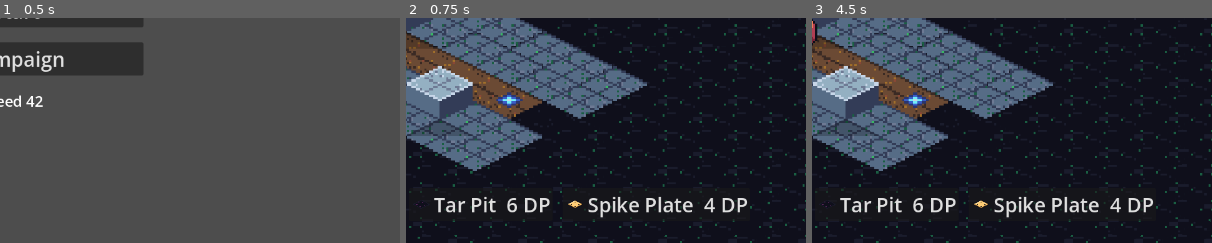
Above: before the commit, frames 1-3 (left to right).
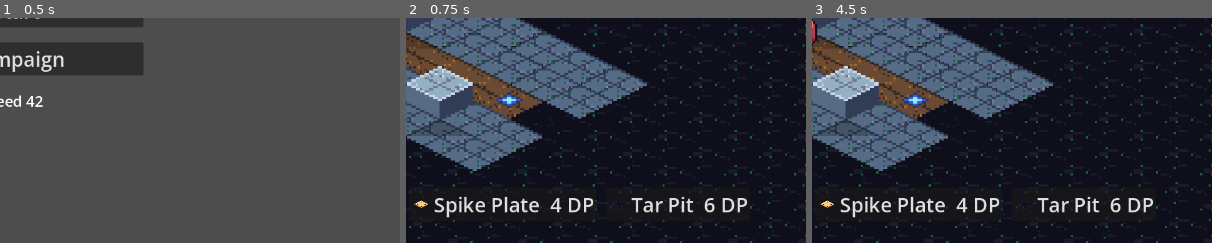
Above: after the commit, the same moments.

Repository: junnyboi/proto-td
Game: Godot game, scene res://scenes/title.tscn
Two runs of this game, one before a commit and one after it. Both use one fixed random seed, a clock stepped at 60 frames per second and the inputs below.
Inputs:
- Up to frame 1 (0.5 s): no input
- Up to frame 2 (0.75 s): click "Start" at 0.5 s
- Up to frame 3 (4.5 s): click "Vanguard 8 DP" at 1.25 s; click "Tar Pit 6 DP" at 2 s; click "Spike Plate 4 DP" at 2.75 s; click "Bolt" at 3.5 s; click "Charm 1/wave" at 4.25 s
The pictures show only the part of the screen within x 48-98%, y 50-100%; the shares and areas given below are measured in that part.

Frame 1 is identical in both runs. In frame 2, 2.7% of the frame differs, in the area x 2-78%, y 76-90%; in frame 3, 2.7%.

Commit message:
phase 14.0: model + determinism — authored-order timelines, portable hash order, splash to data, shared skill-ready validator
- run_timeline: index tie-break internal to the sort (introsort permutes
  equal keys past ~16 elements; measured); row format unchanged. 24-row
  exactness suite proves authored order via exact dp_spent.
- spell_book: ids sorted via String copies (PB1 — interning order is
  process-local and the state hash iterates ids).
- splash base 3 -> OperatorDef.splash_dim data (PB2, casters unchanged);
  effect enlargement preserved (maxi).
- UnitState.is_skill_ready(): the trigger_skill guard, the deploy-bar
  click adapter, and the SP-flash all read one validator (rule 7).
- trap slot order via String-copy sort.
- test_hash_paranoia: table-driven twin-hash over EVERY hashed field group
  (~55 rows); x1000 float-quantization channel documented + covered.
- battle_model snapshot() dict extracted to BattleSnapshot (file-size
  budget seam, same precedent as BattleHash).

Diff:
--- a/data/operator_def.gd
+++ b/data/operator_def.gd
@@ -21,6 +21,9 @@
 @export var range_offsets: Array[Vector2i] = []
 @export var placement: Placement = Placement.GROUND
 @export var dp_generation_interval_ticks: int = 0
+## square splash side length for basic attacks; 0 = single target (P14:
+## moved out of unit_state logic — rule 4)
+@export var splash_dim: int = 0
 @export var skill: SkillDef = null
 @export var sprite_id: StringName = &""
 @export var portrait_id: StringName = &""
--- a/data/operators/caster_1.tres
+++ b/data/operators/caster_1.tres
@@ -17,6 +17,7 @@
 range_offsets = Array[Vector2i]([Vector2i(1, -1), Vector2i(1, 0), Vector2i(1, 1), Vector2i(2, -1), Vector2i(2, 0), Vector2i(2, 1), Vector2i(3, -1), Vector2i(3, 0), Vector2i(3, 1)])
 placement = 1
 dp_generation_interval_ticks = 0
+splash_dim = 3
 skill = ExtResource("2")
 sprite_id = &"caster_1"
 portrait_id = &"caster_1"
--- a/data/operators/caster_2.tres
+++ b/data/operators/caster_2.tres
@@ -17,6 +17,7 @@
 range_offsets = Array[Vector2i]([Vector2i(1, -1), Vector2i(1, 0), Vector2i(1, 1), Vector2i(2, -1), Vector2i(2, 0), Vector2i(2, 1), Vector2i(3, -1), Vector2i(3, 0), Vector2i(3, 1)])
 placement = 1
 dp_generation_interval_ticks = 0
+splash_dim = 3
 skill = ExtResource("2")
 sprite_id = &"caster_2"
 portrait_id = &"caster_2"
--- a/scripts/ui/deploy_bar.gd
+++ b/scripts/ui/deploy_bar.gd
@@ -145,9 +145,14 @@
 		slot.button_down.connect(_start_placement.bind(op_id))
 		box.add_child(slot)
 		_slots[op_id] = slot
-	var trap_ids: Array = _trap_defs.keys()
-	trap_ids.sort()
-	for trap_id: StringName in trap_ids:
+	# String-copy sort (P14): StringName sort is interning-ordered — slot
+	# order would vary across launches
+	var trap_names: Array = []
+	for key: StringName in _trap_defs:
+		trap_names.append(String(key))
+	trap_names.sort()
+	for trap_name: String in trap_names:
+		var trap_id := StringName(trap_name)
 		var def: TrapDef = _trap_defs[trap_id]
 		var slot := Button.new()
 		slot.name = "Slot_%s" % trap_id
@@ -296,7 +301,8 @@
 		return
 	# Skill-trigger adapter (Phase 5): clicking a unit whose SP is full fires
 	# its skill; the retreat chip only opens while the skill is not ready.
-	if unit.sp_cost > 0 and unit.sp == unit.sp_cost:
+	# Readiness comes from the verb's own validator (rule 7, P14).
+	if unit.is_skill_ready():
 		model.apply_action([&"trigger_skill", unit.id])
 		_hide_retreat_chip()
 		return
--- a/scripts/view/battle_view.gd
+++ b/scripts/view/battle_view.gd
@@ -765,7 +765,8 @@
 		return
 	var fill := body.get_node("SpBarBg/SpBarFill") as ColorRect
 	fill.size.x = UNIT_PX * clampf(float(u.sp) / float(u.sp_cost), 0.0, 1.0)
-	if u.sp == u.sp_cost:
+	# readiness from the verb's own validator (rule 7, P14)
+	if u.is_skill_ready():
 		var blink := (Engine.get_process_frames() / 8) % 2 == 0
 		fill.color = SP_FULL_FLASH if blink else SP_BAR_FILL
 	else:
--- a/sim/battle_hash.gd
+++ b/sim/battle_hash.gd
@@ -7,6 +7,10 @@
 ## constants (step_units, atk, aerial, charm_immune...) are pinned by
 ## def_id and stay out. Extracted from battle_model.gd at the Phase 7
 ## file-size budget; the field order is append-only.
+## Float channel (P14 doc): skill-effect params are the ONE non-integer
+## input — quantized x1000 at hash time in _append_unit; params must stay
+## within that resolution or the hash under-reads them (covered by the
+## paranoia table in test_hash_paranoia.gd).
 
 
 static func of(m: BattleModel) -> int:
--- a/sim/battle_model.gd
+++ b/sim/battle_model.gd
@@ -130,13 +130,20 @@
 
 
 ## Runs a scripted action timeline (replay/bot/test format) up to until_tick.
+## Same-tick entries apply in AUTHORED order via an index tie-break internal
+## to this sort (introsort is unstable past ~16 elements — P14); the row
+## format [tick, verb, args...] is unchanged.
 func run_timeline(actions: Array, until_tick: int) -> void:
-	var sorted := actions.duplicate()
-	sorted.sort_custom(func(a: Array, b: Array) -> bool: return int(a[0]) < int(b[0]))
+	var sorted: Array = []
+	for i: int in actions.size():
+		sorted.append([int((actions[i] as Array)[0]), i, actions[i]])
+	var by_tick_then_index := func(a: Array, b: Array) -> bool:
+		return a[0] < b[0] or (a[0] == b[0] and a[1] < b[1])
+	sorted.sort_custom(by_tick_then_index)
 	var idx := 0
 	while tick < until_tick and result == Result.RUNNING:
 		while idx < sorted.size() and int(sorted[idx][0]) == tick:
-			var entry: Array = sorted[idx]
+			var entry: Array = sorted[idx][2]
 			apply_action(entry.slice(1))
 			idx += 1
 		step()
@@ -256,6 +263,7 @@
 	u.atk_interval_ticks = def.atk_interval_ticks
 	u.dp_generation_interval_ticks = def.dp_generation_interval_ticks
 	u.op_class = def.op_class
+	u.splash_dim_base = def.splash_dim
 	u.range_offsets = def.range_offsets.duplicate()
 	if def.skill != null:
 		u.skill_id = def.skill.id
@@ -276,7 +284,7 @@
 ## active_effects until tick + duration_ticks.
 func _apply_trigger_skill(unit_id: int) -> bool:
 	var u := unit_by_id(unit_id)
-	if u == null or not u.alive or u.sp_cost <= 0 or u.sp != u.sp_cost:
+	if u == null or not u.is_skill_ready():
 		return false
 	u.sp = 0
 	u.skill_triggered_tick = tick
@@ -547,31 +555,10 @@
 	return BattleHash.of(self)
 
 
-## Debug/telemetry projection (views read this; the hash does not).
+## Debug/telemetry projection (views read this; the hash does not); the
+## field map lives in sim/battle_snapshot.gd (P14 file-size seam).
 func snapshot() -> Dictionary:
-	return {
-		"tick": tick,
-		"base_hp": base_hp,
-		"result": result,
-		"stars": stars,
-		"spawned": spawned,
-		"leaked": leaked,
-		"killed": killed,
-		"alive": alive_enemy_count(),
-		"dp": dp,
-		"deployed": deployed_count(),
-		"deploys": units.size(),
-		"retreated": retreated,
-		"dp_spent": dp_spent,
-		"skills_fired": skills_fired,
-		"traps_placed": _next_trap_id,
-		"trap_triggers": traps_triggered,
-		"charmed": charmed,
-		"charmed_alive": alive_charmed_count(),
-		"charmed_dead": charmed_dead,
-		"charmed_exited": charmed_exited,
-		"spells_cast": spell_book.total_casts(),
-	}
+	return BattleSnapshot.of(self)
 
 
 ## Sub-step order pinned in td-phase-2-3.md D9: (1) DP regen + vanguard
--- /dev/null
+++ b/sim/battle_snapshot.gd
@@ -0,0 +1,32 @@
+class_name BattleSnapshot
+extends RefCounted
+
+## Debug/telemetry projection of BattleModel counters (views read this; the
+## hash does not). Extracted from battle_model.gd at the P14 file-size
+## budget — same concern seam precedent as BattleHash at Phase 7.
+
+
+static func of(m: BattleModel) -> Dictionary:
+	return {
+		"tick": m.tick,
+		"base_hp": m.base_hp,
+		"result": m.result,
+		"stars": m.stars,
+		"spawned": m.spawned,
+		"leaked": m.leaked,
+		"killed": m.killed,
+		"alive": m.alive_enemy_count(),
+		"dp": m.dp,
+		"deployed": m.deployed_count(),
+		"deploys": m.units.size(),
+		"retreated": m.retreated,
+		"dp_spent": m.dp_spent,
+		"skills_fired": m.skills_fired,
+		"traps_placed": m._next_trap_id,
+		"trap_triggers": m.traps_triggered,
+		"charmed": m.charmed,
+		"charmed_alive": m.alive_charmed_count(),
+		"charmed_dead": m.charmed_dead,
+		"charmed_exited": m.charmed_exited,
+		"spells_cast": m.spell_book.total_casts(),
+	}
--- a/sim/spell_book.gd
+++ b/sim/spell_book.gd
@@ -23,9 +23,15 @@
 	var book := SpellBook.new()
 	book._defs = spell_defs
 	book.wave_starts = stage_wave_starts
+	# String-copy sort (P14, PB1): Array[StringName].sort() orders by
+	# interning — process-local — and the state hash iterates ids, so the
+	# order must be text-stable across processes (learnings §12.2.2)
+	var names: Array = []
 	for key: StringName in spell_defs:
-		book.ids.append(key)
-	book.ids.sort()
+		names.append(String(key))
+	names.sort()
+	for n: String in names:
+		book.ids.append(StringName(n))
 	for spell_id: StringName in book.ids:
 		book._ready_at[spell_id] = 0
 		book._used_in_wave[spell_id] = -1
--- a/sim/unit_state.gd
+++ b/sim/unit_state.gd
@@ -30,6 +30,8 @@
 var dp_generation_counter: int = 0
 var blocked_ids: Array[int] = []
 var op_class: OperatorDef.OpClass = OperatorDef.OpClass.GUARD
+# def-resolved constant copied at deploy (pinned by op_id, outside the hash)
+var splash_dim_base: int = 0
 var range_offsets: Array[Vector2i] = []
 var last_attack_tick: int = -1
 var last_attack_cell: Vector2i = Vector2i(-1, -1)
@@ -68,8 +70,16 @@
 	return block + bonus
 
 
+## trigger_skill readiness — the verb's own guard AND the UI's query (rule
+## 7, P14): adapters and the SP-flash read this, never a copy.
+func is_skill_ready() -> bool:
+	return alive and sp_cost > 0 and sp == sp_cost
+
+
 func splash_dim() -> int:
-	var dim := 3
+	# base comes from data (OperatorDef.splash_dim, P14 — rule 4); effects
+	# may only enlarge it
+	var dim := splash_dim_base
 	for fx: Dictionary in active_effects:
 		if int(fx["effect"]) == SkillDef.Effect.SPLASH_RADIUS_PLUS:
 			dim = maxi(dim, int(fx["params"]["dim"]))
--- /dev/null
+++ b/test/test_hash_paranoia.gd
@@ -0,0 +1,137 @@
+extends GutTest
+
+## P14 paranoia table: EVERY hashed mutable field group flips the hash
+## (ban-list rule enforcement — battle_hash.gd's field order is append-only
+## and this table must grow with it). One mutation per row against a live
+## fixture that has units, enemies, traps, spells, active effects and
+## blocked ids; each mutation must change BattleHash.of(). Mutations are
+## cumulative — each row asserts against the previous row's hash.
+
+const STAGE_PATH := "res://data/stages/test_lane.tres"
+const CONFIG_PATH := "res://data/config/game.tres"
+
+
+func _catalog(dir_path: String) -> Dictionary:
+	var defs: Dictionary = {}
+	var dir := DirAccess.open(dir_path)
+	for file: String in dir.get_files():
+		if file.ends_with(".tres"):
+			var def: Resource = load(dir_path + "/" + file)
+			defs[def.get("id")] = def
+	return defs
+
+
+## Fixture: one deployed unit (with an active effect + a blocked id pushed
+## directly — this suite tests the HASH over state shapes, not gameplay),
+## one live enemy, one placed trap, spells in the book.
+func _fixture() -> BattleModel:
+	var stage := (load(STAGE_PATH) as StageDef).duplicate(true) as StageDef
+	var waves: Array[Dictionary] = [
+		{"tick": 5, "enemy_id": &"grunt", "path_idx": 0},
+		{"tick": 100_000, "enemy_id": &"grunt", "path_idx": 0},
+	]
+	stage.waves = waves
+	var squad: Array[StringName] = [&"vanguard_1"]
+	var m := BattleModel.create(
+		stage, squad, 42, load(CONFIG_PATH) as GameConfig,
+		{&"grunt": load("res://data/enemies/grunt.tres") as EnemyDef},
+		_catalog("res://data/operators"), _catalog("res://data/traps"),
+		_catalog("res://data/spells"),
+	)
+	assert_true(m.apply_action([&"debug_set_dp", 99]))
+	assert_true(
+		m.apply_action([&"deploy", &"vanguard_1", Vector2i(3, 2), int(UnitState.Facing.RIGHT)])
+	)
+	assert_true(m.apply_action([&"place_trap", &"spike_plate", Vector2i(4, 2)]))
+	m.step(10)
+	assert_true(m.enemies.size() >= 1, "fixture needs a spawned enemy")
+	var u: UnitState = m.units[0]
+	u.active_effects.append(
+		{"effect": SkillDef.Effect.ATK_MULT, "expires_tick": 500, "params": {"mult": 1.5}}
+	)
+	u.blocked_ids.append(7)
+	return m
+
+
+func test_every_hashed_field_group_flips_the_hash() -> void:
+	var m := _fixture()
+	var cases: Dictionary = {
+		"tick": func() -> void: m.tick += 1,
+		"base_hp": func() -> void: m.base_hp -= 1,
+		"result": func() -> void: m.result = BattleModel.Result.CLEAR,
+		"stars": func() -> void: m.stars += 1,
+		"spawned": func() -> void: m.spawned += 1,
+		"leaked": func() -> void: m.leaked += 1,
+		"killed": func() -> void: m.killed += 1,
+		"timeline.next_index": func() -> void: m.timeline.next_index += 1,
+		"dp": func() -> void: m.dp += 1,
+		"dp_regen_counter": func() -> void: m.dp_regen_counter += 1,
+		"dp_regen_accrued": func() -> void: m.dp_regen_accrued += 1,
+		"dp_vanguard_generated": func() -> void: m.dp_vanguard_generated += 1,
+		"dp_refunded": func() -> void: m.dp_refunded += 1,
+		"dp_spent": func() -> void: m.dp_spent += 1,
+		"dp_lost_to_cap": func() -> void: m.dp_lost_to_cap += 1,
+		"dp_skill_granted": func() -> void: m.dp_skill_granted += 1,
+		"retreated": func() -> void: m.retreated += 1,
+		"skills_fired": func() -> void: m.skills_fired += 1,
+		"unit.cell": func() -> void: m.units[0].cell.x += 1,
+		"unit.facing": func() -> void: m.units[0].facing = UnitState.Facing.DOWN,
+		"unit.hp": func() -> void: m.units[0].hp -= 1,
+		"unit.alive": func() -> void: m.units[0].alive = not m.units[0].alive,
+		"unit.atk_counter": func() -> void: m.units[0].atk_counter += 1,
+		"unit.dp_generation_counter": func() -> void: m.units[0].dp_generation_counter += 1,
+		"unit.last_attack_tick": func() -> void: m.units[0].last_attack_tick += 1,
+		"unit.last_attack_cell": func() -> void: m.units[0].last_attack_cell.x += 1,
+		"unit.sp": func() -> void: m.units[0].sp += 1,
+		"unit.sp_progress": func() -> void: m.units[0].sp_progress += 1,
+		"unit.skill_triggered_tick": func() -> void: m.units[0].skill_triggered_tick += 1,
+		"unit.active_effects.size": func() -> void: _push_second_effect(m),
+		"unit.effect.expires_tick": func() -> void: _bump_effect_expiry(m),
+		"unit.effect.float_param_x1000": func() -> void: _nudge_effect_float(m),
+		"unit.blocked_ids": func() -> void: m.units[0].blocked_ids.append(9),
+		"enemy.path_idx": func() -> void: m.enemies[0].path_idx += 1,
+		"enemy.progress_units": func() -> void: m.enemies[0].progress_units += 1,
+		"enemy.hp": func() -> void: m.enemies[0].hp -= 1,
+		"enemy.atk_counter": func() -> void: m.enemies[0].atk_counter += 1,
+		"enemy.blocked_by": func() -> void: m.enemies[0].blocked_by += 1,
+		"enemy.stunned_until_tick": func() -> void: m.enemies[0].stunned_until_tick += 1,
+		"enemy.alive": func() -> void: m.enemies[0].alive = not m.enemies[0].alive,
+		"enemy.faction": func() -> void: m.enemies[0].faction = EnemyState.Faction.CHARMED,
+		"enemy.engaged_with": func() -> void: m.enemies[0].engaged_with += 1,
+		"enemy.died_at_tick": func() -> void: m.enemies[0].died_at_tick += 2,
+		"traps_triggered": func() -> void: m.traps_triggered += 1,
+		"_next_trap_id": func() -> void: m._next_trap_id += 1,
+		"trap.cell": func() -> void: m.traps[0].cell.x += 1,
+		"trap.charges_left": func() -> void: m.traps[0].charges_left -= 1,
+		"trap.last_trigger_tick": func() -> void: m.traps[0].last_trigger_tick += 2,
+		"charmed": func() -> void: m.charmed += 1,
+		"charmed_dead": func() -> void: m.charmed_dead += 1,
+		"charmed_exited": func() -> void: m.charmed_exited += 1,
+		"spell.ready_at": func() -> void: m.spell_book._ready_at[m.spell_book.ids[0]] = 123,
+		"spell.used_in_wave": func() -> void: m.spell_book._used_in_wave[m.spell_book.ids[0]] = 3,
+		"spell.casts": func() -> void: m.spell_book._casts[m.spell_book.ids[0]] += 1,
+		"dp_debug_adjusted": func() -> void: m.dp_debug_adjusted += 1,
+		"squad": func() -> void: m.squad.append(&"guard_1"),
+	}
+	var prev := BattleHash.of(m)
+	for case_name: String in cases:
+		(cases[case_name] as Callable).call()
+		var now := BattleHash.of(m)
+		assert_ne(now, prev, "hashed group must flip the hash: %s" % case_name)
+		prev = now
+
+
+func _push_second_effect(m: BattleModel) -> void:
+	var fx := {
+		"effect": SkillDef.Effect.BLOCK_PLUS, "expires_tick": 400, "params": {"amount": 1}
+	}
+	m.units[0].active_effects.append(fx)
+
+
+func _bump_effect_expiry(m: BattleModel) -> void:
+	m.units[0].active_effects[0]["expires_tick"] = 501
+
+
+func _nudge_effect_float(m: BattleModel) -> void:
+	# exercises the x1000 quantization channel: 1.5 -> 1.501 must flip
+	(m.units[0].active_effects[0]["params"] as Dictionary)["mult"] = 1.501
--- a/test/test_skills.gd
+++ b/test/test_skills.gd
@@ -187,6 +187,9 @@
 		var op := _skilled_op(
 			&"fx_op", int(case["effect"]), case["params"], 150, 5
 		)
+		# P14 PB2: splash base moved to data (OperatorDef.splash_dim);
+		# mirror the caster defs so the splash case keeps base 3
+		op.splash_dim = 3
 		var extra: Array[OperatorDef] = [op]
 		var model := _make_model(_idle_stage(), extra)
 		assert_true(model.apply_action([&"deploy", &"fx_op", LANE_CELL, RIGHT]))
--- /dev/null
+++ b/test/test_timeline_order.gd
@@ -0,0 +1,105 @@
+extends GutTest
+
+## P14 exactness: same-tick timeline entries apply in AUTHORED order.
+## Godot's introsort preserves equal keys only <=16 elements (measured:
+## permutes at >=20), so run_timeline carries an index tie-break. This
+## suite drives 24 rows — above the threshold — where order is observable
+## through existing model state: each burst is [debug_set_dp, deploy A to
+## cX, deploy B to cX (rejects: occupied), deploy C to cY]; if the sort
+## moved debug_set_dp after the deploys they would reject on DP, and if A/B
+## swapped the winner at cX would change. dp_spent is exact only in the
+## authored order.
+
+const STAGE_PATH := "res://data/stages/test_lane.tres"
+const CONFIG_PATH := "res://data/config/game.tres"
+const FAR_WAVE := {"tick": 100_000, "enemy_id": &"grunt", "path_idx": 0}
+const CX := Vector2i(3, 2)
+const CY := Vector2i(4, 2)
+
+
+func _catalog(dir_path: String) -> Dictionary:
+	var defs: Dictionary = {}
+	var dir := DirAccess.open(dir_path)
+	for file: String in dir.get_files():
+		if file.ends_with(".tres"):
+			var def: Resource = load(dir_path + "/" + file)
+			defs[def.get("id")] = def
+	return defs
+
+
+func _make_model() -> BattleModel:
+	var stage := (load(STAGE_PATH) as StageDef).duplicate(true) as StageDef
+	var waves: Array[Dictionary] = [FAR_WAVE]
+	stage.waves = waves
+	var squad: Array[StringName] = [&"vanguard_1", &"guard_1", &"defender_1"]
+	return BattleModel.create(
+		stage, squad, 42, load(CONFIG_PATH) as GameConfig,
+		{&"grunt": load("res://data/enemies/grunt.tres") as EnemyDef},
+		_catalog("res://data/operators"), _catalog("res://data/traps"),
+		_catalog("res://data/spells"),
+	)
+
+
+## Burst rows for tick t. Same-tick order is load-bearing: set_dp FIRST
+## (without it dp is too low for the burst), the cX winner SECOND, the cX
+## loser THIRD (must reject on occupancy), cY LAST.
+func _burst(t: int) -> Array:
+	return [
+		[t, &"debug_set_dp", 99],
+		[t, &"deploy", &"vanguard_1", CX, int(UnitState.Facing.RIGHT)],
+		[t, &"deploy", &"guard_1", CX, int(UnitState.Facing.RIGHT)],
+		[t, &"deploy", &"defender_1", CY, int(UnitState.Facing.RIGHT)],
+	]
+
+
+## Retreat rows: the two deploys of the previous burst (ids are sequential
+## and deterministic), padded with two order-insensitive rows to keep every
+## group at 4 entries (24 rows total).
+func _retreats(t: int, id_a: int, id_b: int) -> Array:
+	return [
+		[t, &"retreat", id_a],
+		[t, &"retreat", id_b],
+		[t, &"debug_set_dp", 50],
+		[t, &"debug_set_dp", 60],
+	]
+
+
+func test_24_row_same_tick_timeline_preserves_authored_order() -> void:
+	var groups: Array = [
+		_burst(10),
+		_retreats(20, 0, 1),
+		_burst(30),
+		_retreats(40, 2, 3),
+		_burst(50),
+		_retreats(60, 4, 5),
+	]
+	# feed tick-groups in scrambled order (the sort must order ticks) while
+	# each group's internal, same-tick order stays exactly as authored
+	var scrambled: Array = []
+	for gi: int in [4, 1, 5, 0, 3, 2]:
+		scrambled.append_array(groups[gi])
+	assert_eq(scrambled.size(), 24)
+	var m := _make_model()
+	m.run_timeline(scrambled, 70)
+	assert_eq(m.result, BattleModel.Result.RUNNING)
+	# authored-order evidence: every burst deployed exactly vanguard(8) +
+	# defender(16) — dp_spent is 72 ONLY in the authored order (set_dp
+	# sorted after the deploys, or guard winning cX, both change it)
+	assert_eq(m.dp_spent, 72, "dp_spent = 3 x (8 + 16), authored order only")
+	assert_eq(m.retreated, 6, "all six deployed units retreated")
+	assert_eq(m.alive_count(), 0)
+
+
+func test_small_timeline_unchanged() -> void:
+	# regression guard for the pre-P14 shape: small, distinct-tick timelines
+	# (every shipped bot) behave identically
+	var m := _make_model()
+	var rows: Array = [
+		[10, &"debug_set_dp", 99],
+		[12, &"deploy", &"vanguard_1", CX, int(UnitState.Facing.RIGHT)],
+		[14, &"deploy", &"defender_1", CY, int(UnitState.Facing.DOWN)],
+	]
+	m.run_timeline(rows, 20)
+	assert_not_null(m.alive_unit_at(CX))
+	assert_not_null(m.alive_unit_at(CY))
+	assert_eq(m.dp_spent, 24, "vanguard 8 + defender 16")
Not shown, added: docs/art/reference/caster_1_iso.png.import
Not shown, added: docs/art/reference/caster_1_iso@4x.png.import
Not shown, added: docs/art/reference/caster_1_key.png.import
Not shown, added: docs/art/reference/caster_1_key@3x.png.import
Not shown, added: docs/art/reference/caster_2_iso.png.import
Not shown, added: docs/art/reference/caster_2_iso@4x.png.import
Not shown, added: docs/art/reference/caster_2_key.png.import
Not shown, added: docs/art/reference/caster_2_key@3x.png.import
Not shown, added: docs/art/reference/defender_1_iso.png.import
Not shown, added: docs/art/reference/defender_1_iso@4x.png.import
Not shown, added: docs/art/reference/defender_1_key.png.import
Not shown, added: docs/art/reference/defender_1_key@3x.png.import
(and 57 more such lines)
